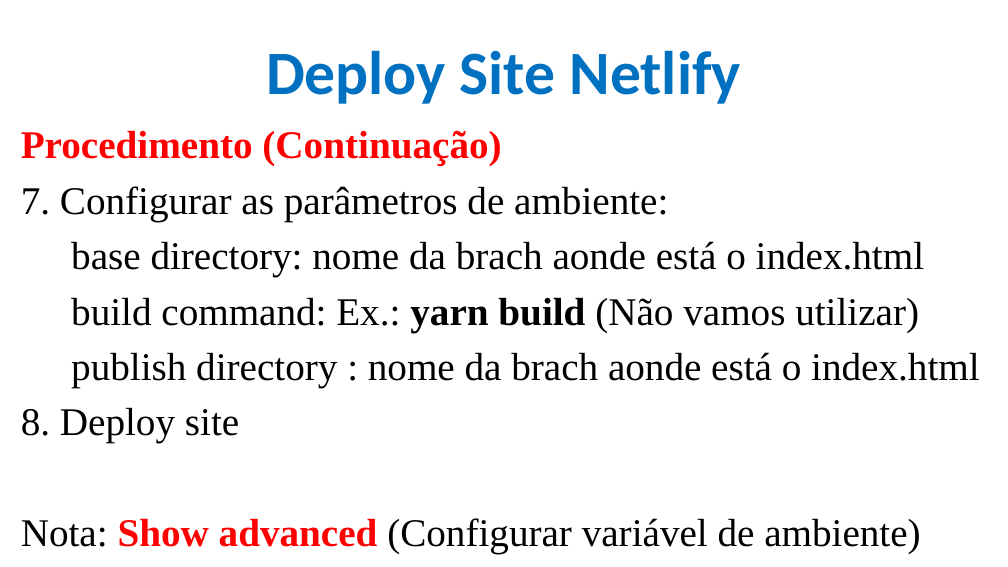
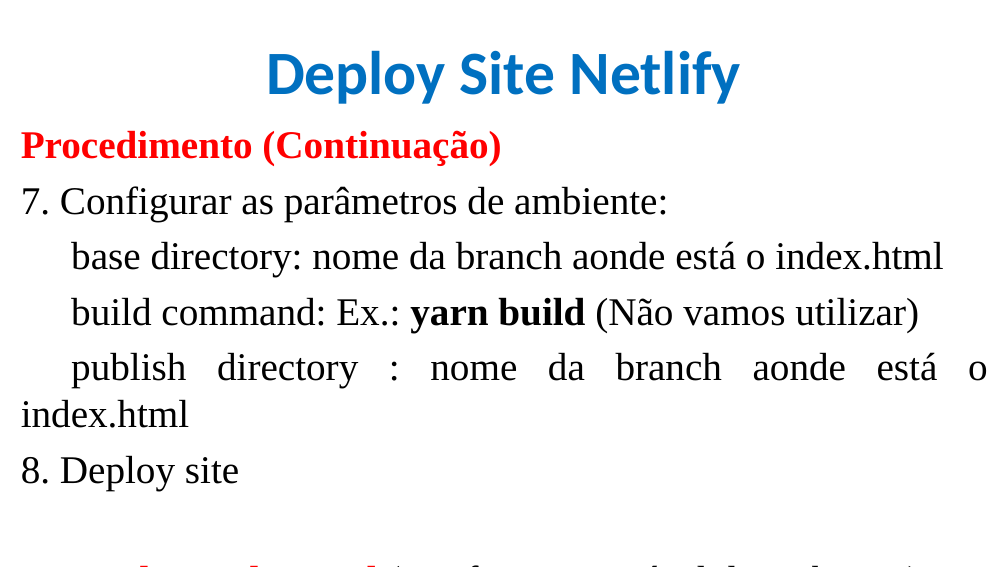
Before and after one commit to CloudEducationBrazil/WydenDesenvolvimentoWebPHP, a slide deck: slide 25 of 01 Classes/Aula 07 Desenvolvimento Web PHP - CSS.pptx. Drawn at 1008x567 pixels with LibreOffice and Linux fonts; fonts in the diff are those of the drawing; background and template pictures are left out. Boxes give left, top, right and bottom in pixels: in the first picture for what was removed or moved away, otherwise in the second. Text is boxed around its words. In the diff, an @@ line names an element or a change of style, - is before the commit and + after.

Commit message:
Site CIEL

```diff
--- a/01 Classes/Aula 07 Desenvolvimento Web PHP - CSS.pptx
+++ b/01 Classes/Aula 07 Desenvolvimento Web PHP - CSS.pptx
@@ text at (71,241,943,277): text changed @@
-base directory: nome da brach aonde está o index.html
+base directory: nome da branch aonde está o index.html
@@ text at (21,352,988,428): text changed @@
-publish directory : nome da brach aonde está o index.html
+publish directory : nome da branch aonde está o index.html
```
Also in this commit, not shown: 1 other slide changed, 1 other file.
